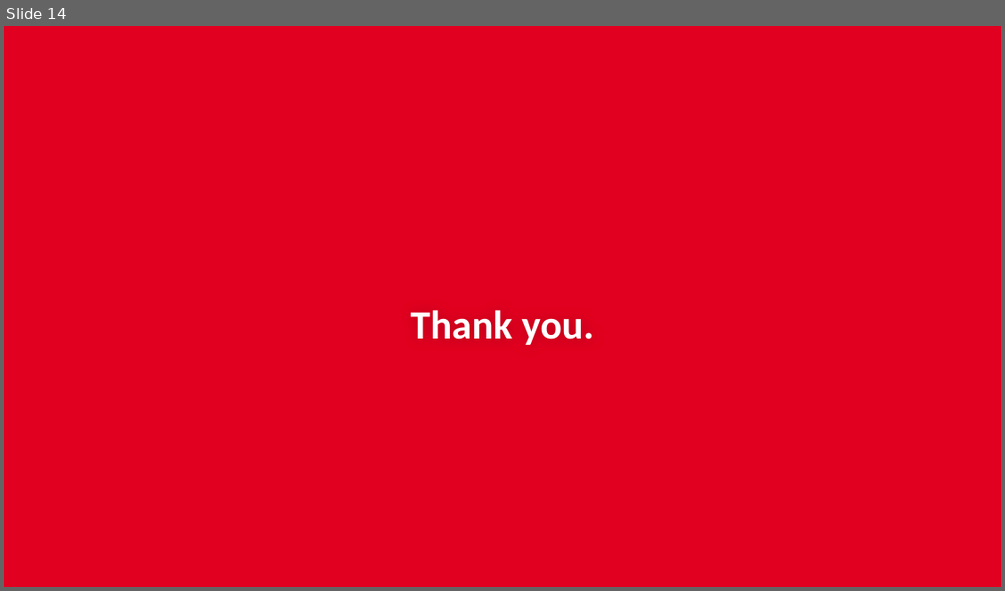
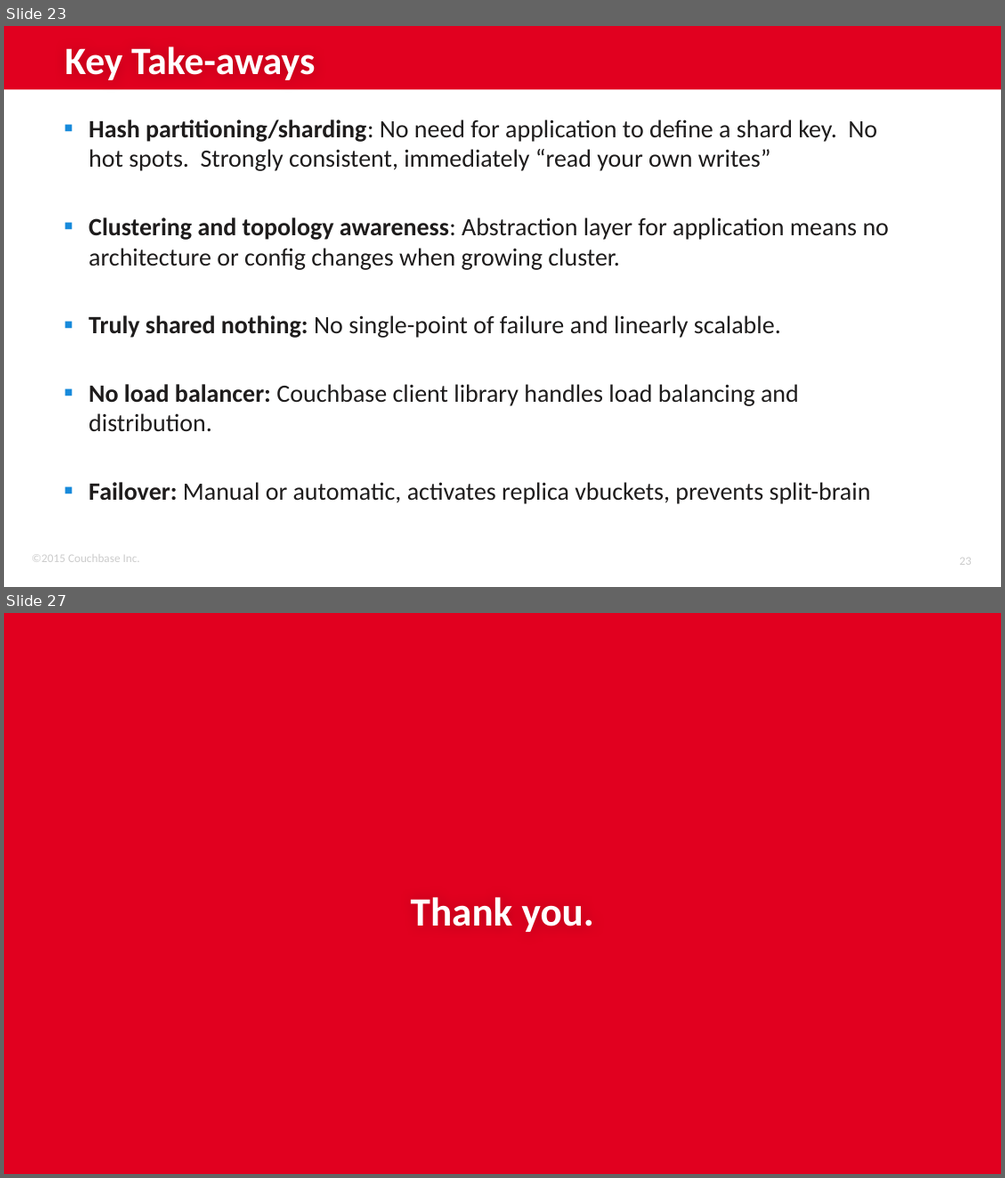
Before and after one commit to subalakr/workshop, a slide deck: server/presentations/Lec-01_Architectural_Overview.pptx. Shown one above the other, each under a label of ours: slide 14 before the commit, slides 23 and 27 after it; the slides between them are not shown. The pictures are 1005x591 and 1005x1178 pixels, drawn with LibreOffice and Linux fonts; fonts in the diff are those of the drawing; background and template pictures are left out. Boxes give left, top, right and bottom in pixels: in the first picture for what was removed or moved away, otherwise in the second. Text is boxed around its words. In the diff, an @@ line names an element or a change of style, - is before the commit and + after.

```diff
--- a/server/presentations/Lec-01_Architectural_Overview.pptx
+++ b/server/presentations/Lec-01_Architectural_Overview.pptx
@@ slide 23 added at (4,26,1001,587), background #FFFFFF @@
@@ rectangle added at (4,26,1001,90), fill #E1001F @@
@@ title added at (65,46,315,80), 28 pt, text #FFFFFF, bold @@
+Key Take-aways
@@ text added at (89,119,889,504), 18 pt, text #1E1C1C @@
+▪ Hash partitioning/sharding: No need for application to define a shard key. No hot spots. Strongly consistent, immediately “read your own writes”
+▪ Clustering and topology awareness: Abstraction layer for application means no architecture or config changes when growing cluster.
+▪ Truly shared nothing: No single-point of failure and linearly scalable.
+▪ No load balancer: Couchbase client library handles load balancing and distribution.
+▪ Failover: Manual or automatic, activates replica vbuckets, prevents split-brain
@@ text added at (32,555,140,562), 8.5 pt, text #CCCCCC @@
+©2015 Couchbase Inc.
@@ page number added at (959,557,971,564), 8.5 pt, text #CCCCCC @@
+23
@@ what was slide 14 is now slide 27 @@
```
Also in this commit, not shown: 25 other slides added, 14 slides removed, 2 other files.
